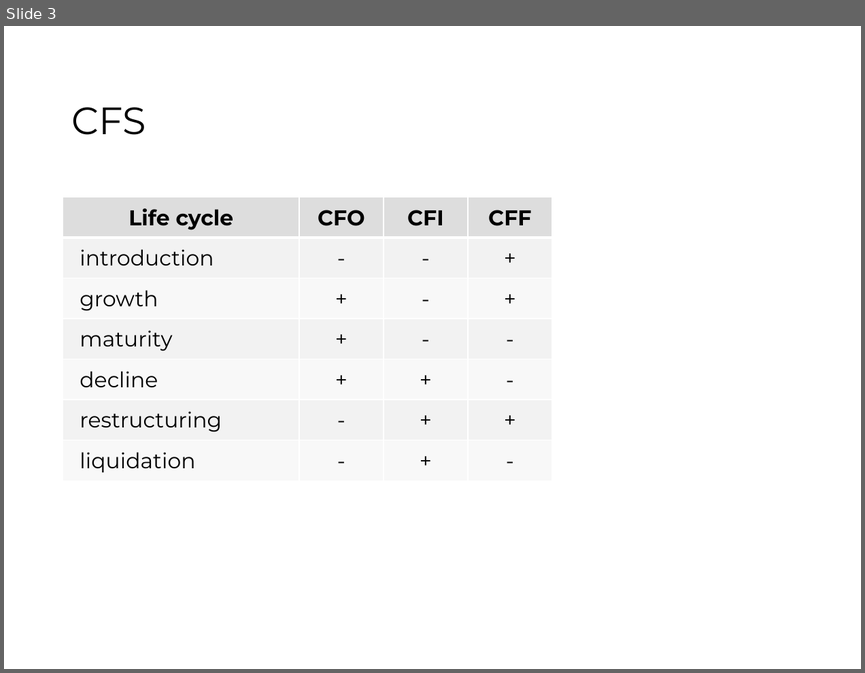
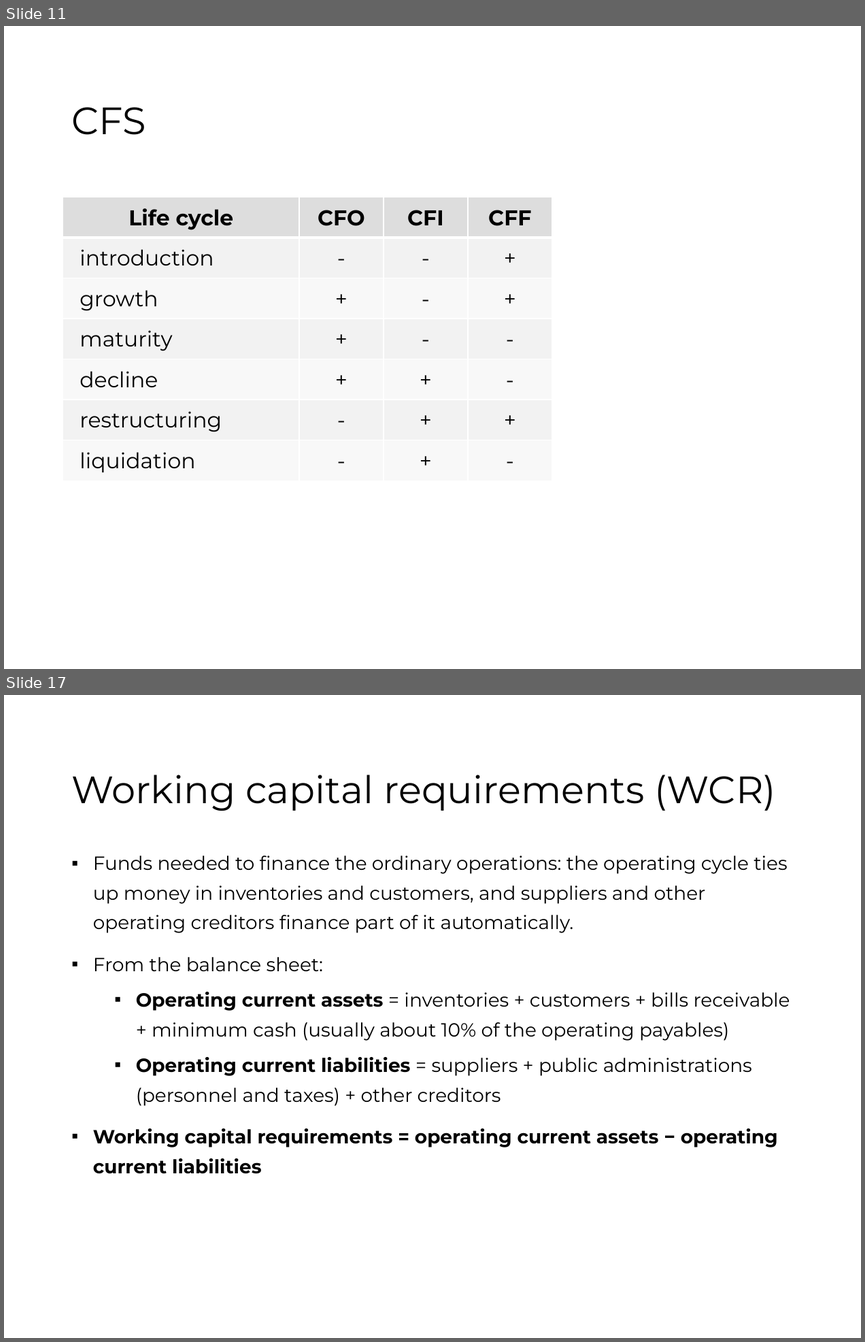
Before and after one commit to jorgegallud-boop/FSA, a slide deck: source-pptx/05.pptx. Shown one above the other, each under a label of ours: slide 3 before the commit, slides 11 and 17 after it; the slides between them are not shown. The pictures are 865x673 and 865x1342 pixels, drawn with LibreOffice and Linux fonts; fonts in the diff are those of the drawing. Boxes give left, top, right and bottom in pixels: in the first picture for what was removed or moved away, otherwise in the second. Text is boxed around its words. In the diff, an @@ line names an element or a change of style, - is before the commit and + after.

```diff
--- a/source-pptx/05.pptx
+++ b/source-pptx/05.pptx
@@ slide 17 added at (4, 695, 861, 1338), background #FFFFFF @@
@@ title added at (71, 775, 776, 811), 32 pt, text #000000 @@
+Working capital requirements (WCR)
@@ text added at (93, 855, 790, 1174), 16 pt, text #000000 @@
+▪ Funds needed to finance the ordinary operations: the operating cycle ties up money in inventories and customers, and suppliers and other operating creditors finance part of it automatically.
+▪ From the balance sheet:
+  ▪ Operating current assets = inventories + customers + bills receivable + minimum cash (usually about 10% of the operating payables)
+  ▪ Operating current liabilities = suppliers + public administrations (personnel and taxes) + other creditors
+▪ Working capital requirements = operating current assets − operating current liabilities
@@ what was slide 3 is now slide 11 @@
```
Also in this commit, not shown: 2 slides changed, 18 other slides added, 11 other files.
